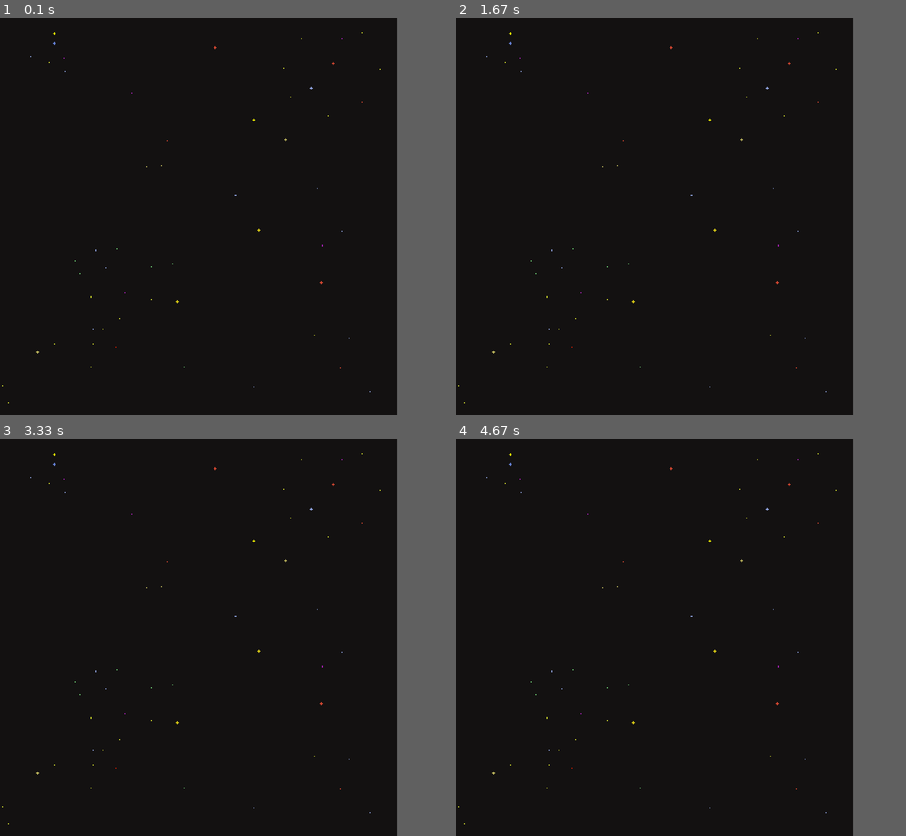
Above: before the commit, frames 1-4 (two rows, left to right).
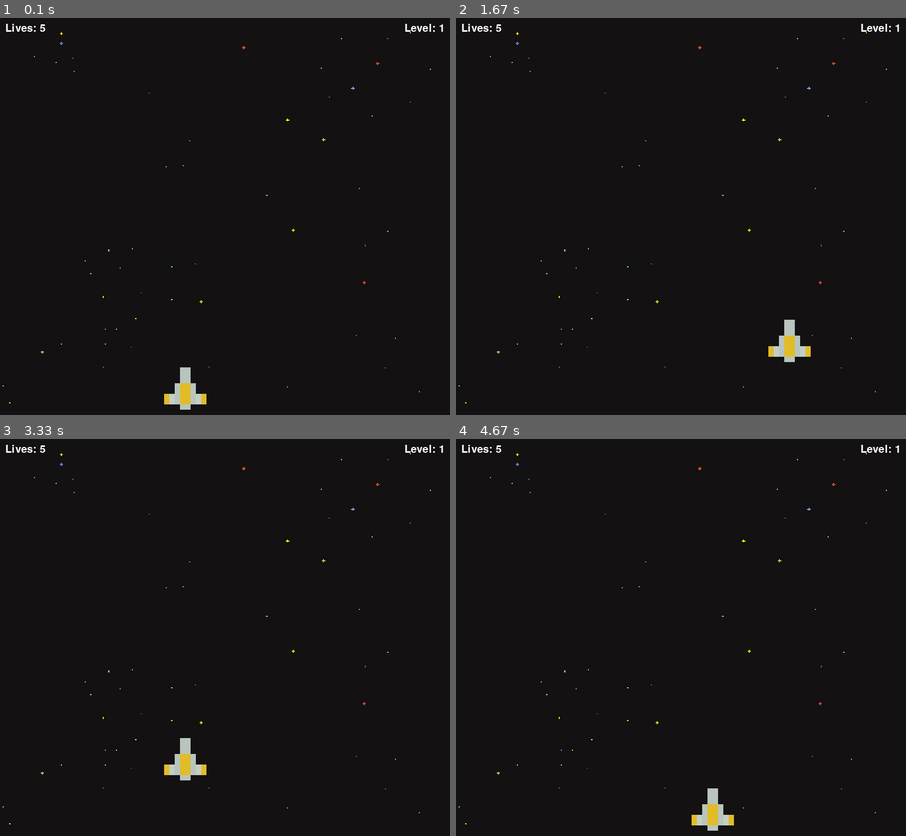
Above: after the commit, the same moments.

Repository: sushabhan878/Pygame_Projects
Game: pygame game, started from Space_Invader/main.py
Same seed, same stepped clock (60 frames per second), same inputs: the game is played once before the commit and once after it.
Inputs:
- Up to frame 1 (0.1 s): no input
- Up to frame 2 (1.67 s): hold D 0.33-0.8 s; hold W 0.83-1.13 s; hold D 1.17-1.63 s
- Up to frame 3 (3.33 s): hold A 1.67-2.2 s; hold S 2.23-2.53 s; hold A 2.57-2.97 s; hold W from 3 s (still down)
- Up to frame 4 (4.67 s): release W at 3.37 s; hold D 3.4-4.03 s; hold S 4.07-4.43 s; hold A from 4.47 s (still down)
In our replay, the window is 750x750 before the commit and 850x750 after it. These sizes can differ from the game's own. Grey fills any space a smaller window leaves; there, only what the larger window draws over its background counts as a difference.

The runs differ from the first frame. In frame 1, 0.8% of the frame differs, in the area x 0-99%, y 1-99%; in frame 2, 0.8%; in frame 3, 0.8%; in frame 4, 0.8%.

Commit message:
Updating space Invader game

Diff:
--- a/Space_Invader/main.py
+++ b/Space_Invader/main.py
@@ -2,17 +2,19 @@
 import os
 import time
 import random
+pygame.font.init()
 
-WIDTH, HEIGHT = 750, 750
+
+WIDTH, HEIGHT = 850, 750
 WIN = pygame.display.set_mode((WIDTH, HEIGHT))
 pygame.display.set_caption("Space Invader")
 
-RED_SPACE_SHIP = pygame.image.load(os.path.join("Assets", "pixel_ship_red_small.png"))
-GREEN_SPACE_SHIP = pygame.image.load(os.path.join("Assets", "pixel_ship_green_small.png"))
-BLUE_SPACE_SHIP = pygame.image.load(os.path.join("Assets", "pixel_ship_blue_small.png"))
+RED_SPACE_player = pygame.image.load(os.path.join("Assets", "pixel_ship_red_small.png"))
+GREEN_SPACE_player = pygame.image.load(os.path.join("Assets", "pixel_ship_green_small.png"))
+BLUE_SPACE_player = pygame.image.load(os.path.join("Assets", "pixel_ship_blue_small.png"))
 
 
-YELLOW_SPACE_SHIP = pygame.image.load(os.path.join("Assets", "pixel_ship_yellow.png"))
+YELLOW_SPACE_player = pygame.image.load(os.path.join("Assets", "pixel_ship_yellow.png"))
 
 
 RED_LASER = pygame.image.load(os.path.join("Assets", "pixel_laser_red.png"))
@@ -24,16 +26,48 @@
 BG = pygame.transform.scale(pygame.image.load(os.path.join("Assets", "background-black.png")), (WIDTH, HEIGHT))
 
 
+class player:
+    def __init__(self, x, y, health = 100):
+        self.x = x
+        self.y = y
+        self.health = health
+        self.player_img = None
+        self.laser_img = None
+        self.lasers = []
+        self.cool_down_counter = 0
+
+    def draw(self, window):
+        window.blit(self.player_img, (self.x, self.y))
+
+class Player(player):
+    def __init__(self, x, y, health = 100):
+        super().__init__(x, y, health)
+        self.player_img = YELLOW_SPACE_player
+        self.laser_img = YELLOW_LASER
+        self.mask = pygame.mask.from_surface(self.player_img)
+        self.max_health = health
+
 def main():
     run = True
     FPS = 60
     level = 1
     lives = 5
+    main_font = pygame.font.SysFont("comicsans", 30)
+    player_velo = 5
+    player = Player(300, 650)
 
     clock = pygame.time.Clock()
 
     def redraw_window():
         WIN.blit(BG, (0, 0))
+        lives_lable = main_font.render(f"Lives: {lives}", 1, (255, 255, 255))
+        level_lable = main_font.render(f"Level: {level}", 1, (255, 255, 255))
+
+        WIN.blit(lives_lable, (10, 10))
+        WIN.blit(level_lable, (WIDTH - level_lable.get_width() - 10, 10))
+
+        player.draw(WIN)
+
         pygame.display.update()
 
     while run:
@@ -43,5 +77,13 @@
         for event in pygame.event.get():
             if event.type == pygame.QUIT:
                 run = False
-
+        keys = pygame.key.get_pressed()
+        if keys[pygame.K_a] and player.x - player_velo > 0:
+            player.x -= player_velo
+        if keys[pygame.K_d] and player.x + player_velo + 50 < WIDTH:
+            player.x += player_velo
+        if keys[pygame.K_w] and player.y - player_velo > 0:
+            player.y -= player_velo
+        if keys[pygame.K_s] and player.y + player_velo + 50 < HEIGHT:
+            player.y += player_velo
 main()
